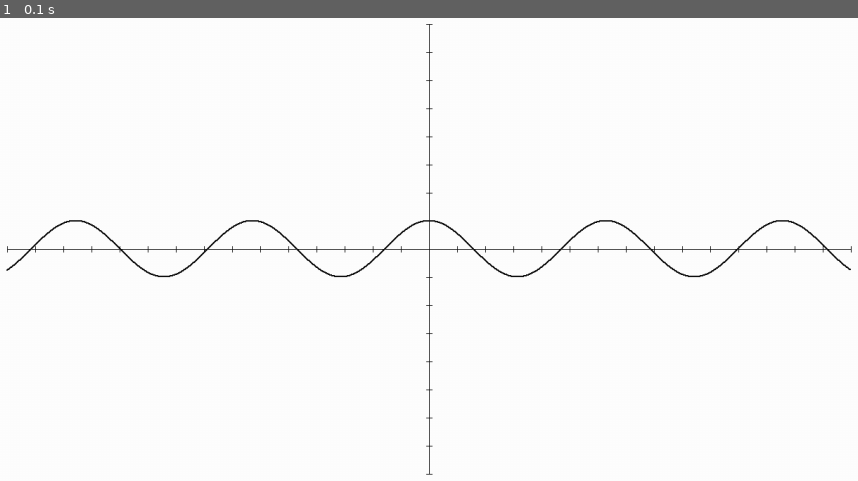
Above: before the commit, frame 1.
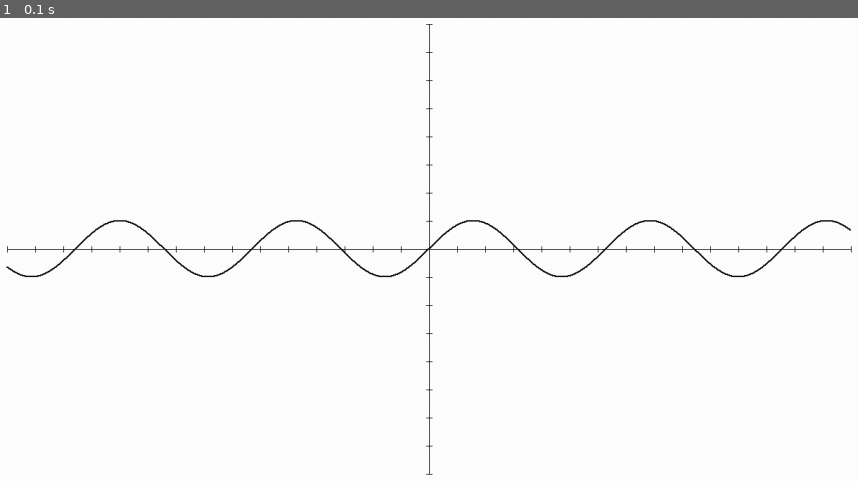
Above: after the commit, the same moment.

Repository: S1riyS/pygame-graph
Game: pygame game, started from run.py
The game is run twice, just before and just after one commit, with the same random seed, the same clock (stepped at 60 frames per second) and the same inputs.
Inputs:
- Up to frame 1 (0.1 s): no input

The runs differ from the first frame. In frame 1, 1.2% of the frame differs, in the area x 0-100%, y 43-57%.

Commit message:
FEATURE: math function moved to separated function

Diff:
--- a/run.py
+++ b/run.py
@@ -2,6 +2,11 @@
 
 from main import PygameGraph
 
+
+def func(x: float) -> float:
+    return math.sin(x)
+
+
 if __name__ == '__main__':
-    app = PygameGraph(function=math.cos, scale=40)
+    app = PygameGraph(function=func, scale=40)
     app.run()
